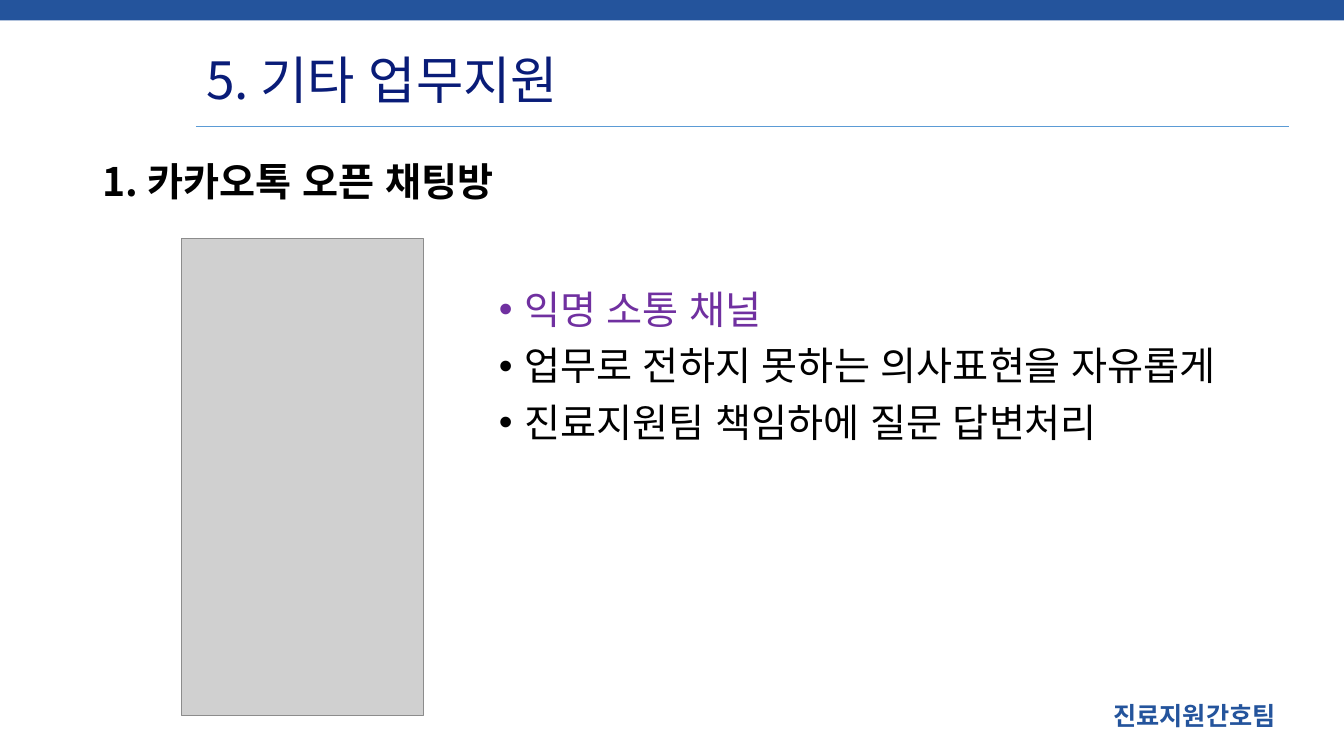
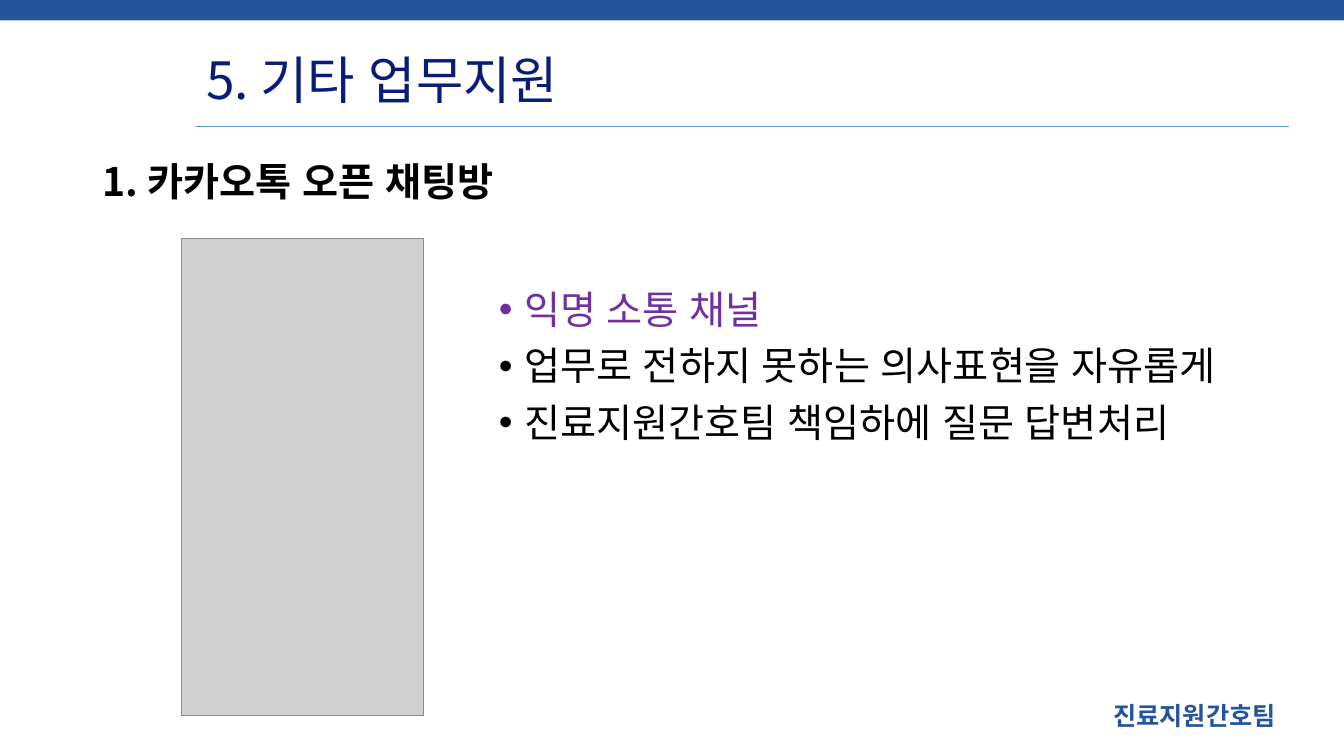
Before and after one commit to SCHCAQI/2026-QI, a slide deck: slide 14 of documents/3.7 병동 간담회 진료지원간호팀 2026 QI.pptx. Drawn at 1344x756 pixels with LibreOffice and Linux fonts; fonts in the diff are those of the drawing; grey boxes stand for pictures; background and template pictures are left out. Boxes give left, top, right and bottom in pixels: in the first picture for what was removed or moved away, otherwise in the second. Text is boxed around its words. In the diff, an @@ line names an element or a change of style, - is before the commit and + after.

```diff
--- a/documents/3.7 병동 간담회 진료지원간호팀 2026 QI.pptx
+++ b/documents/3.7 병동 간담회 진료지원간호팀 2026 QI.pptx
@@ text at bbox=[524, 404, 1169, 440]: text changed @@
-• 진료지원팀 책임하에 질문 답변처리
+• 진료지원간호팀 책임하에 질문 답변처리
```
Also in this commit, not shown: 5 other slides changed, 2 other files.
